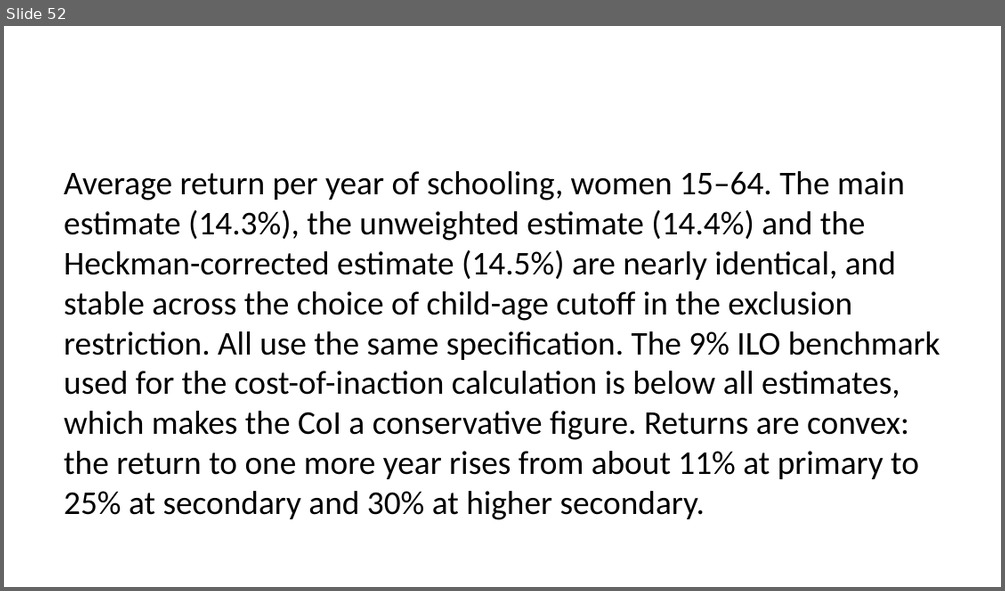
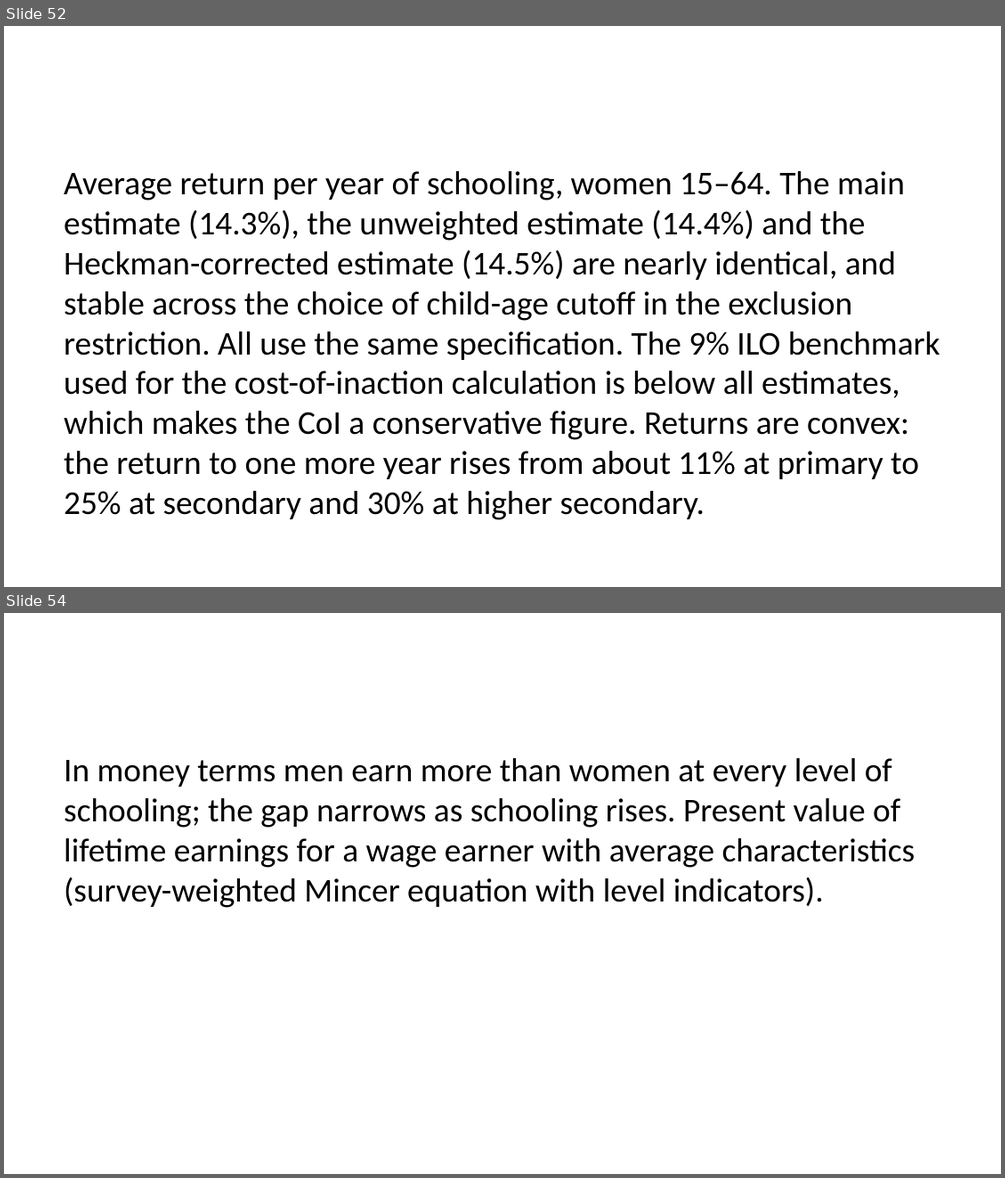
Before and after one commit to hgrueso/nepal-cost-of-inaction, a slide deck: reports/nepal_slides_en.pptx. Shown one above the other, each under a label of ours: slide 52 before the commit, slides 52 and 54 after it; the slides between them are not shown. The pictures are 1005x591 and 1005x1178 pixels, drawn with LibreOffice and Linux fonts; fonts in the diff are those of the drawing. Boxes give left, top, right and bottom in pixels: in the first picture for what was removed or moved away, otherwise in the second. Text is boxed around its words. In the diff, an @@ line names an element or a change of style, - is before the commit and + after.

```diff
--- a/reports/nepal_slides_en.pptx
+++ b/reports/nepal_slides_en.pptx
@@ slide 54 added at [4,613,1001,1174], background #FFFFFF @@
@@ text added at [64,758,915,908], 24 pt, text #000000 @@
+In money terms men earn more than women at every level of schooling; the gap narrows as schooling rises. Present value of lifetime earnings for a wage earner with average characteristics (survey-weighted Mincer equation with level indicators).
```
Also in this commit, not shown: 8 slides changed, 2 other slides added, 1 slide removed, 28 other files.
